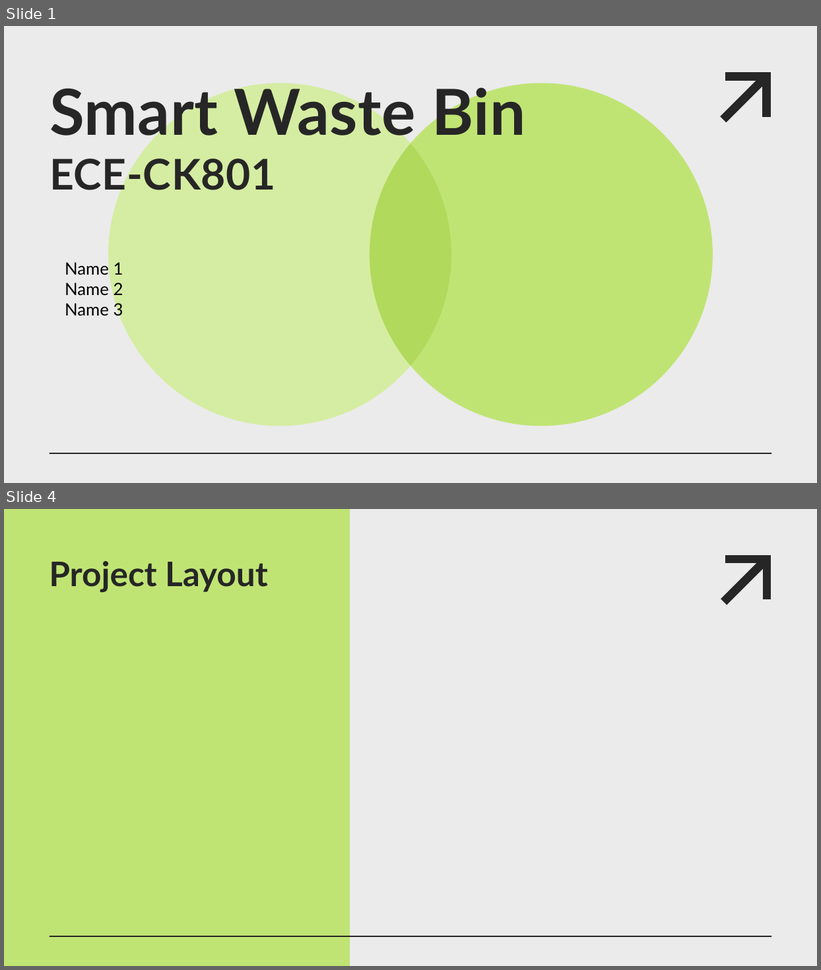
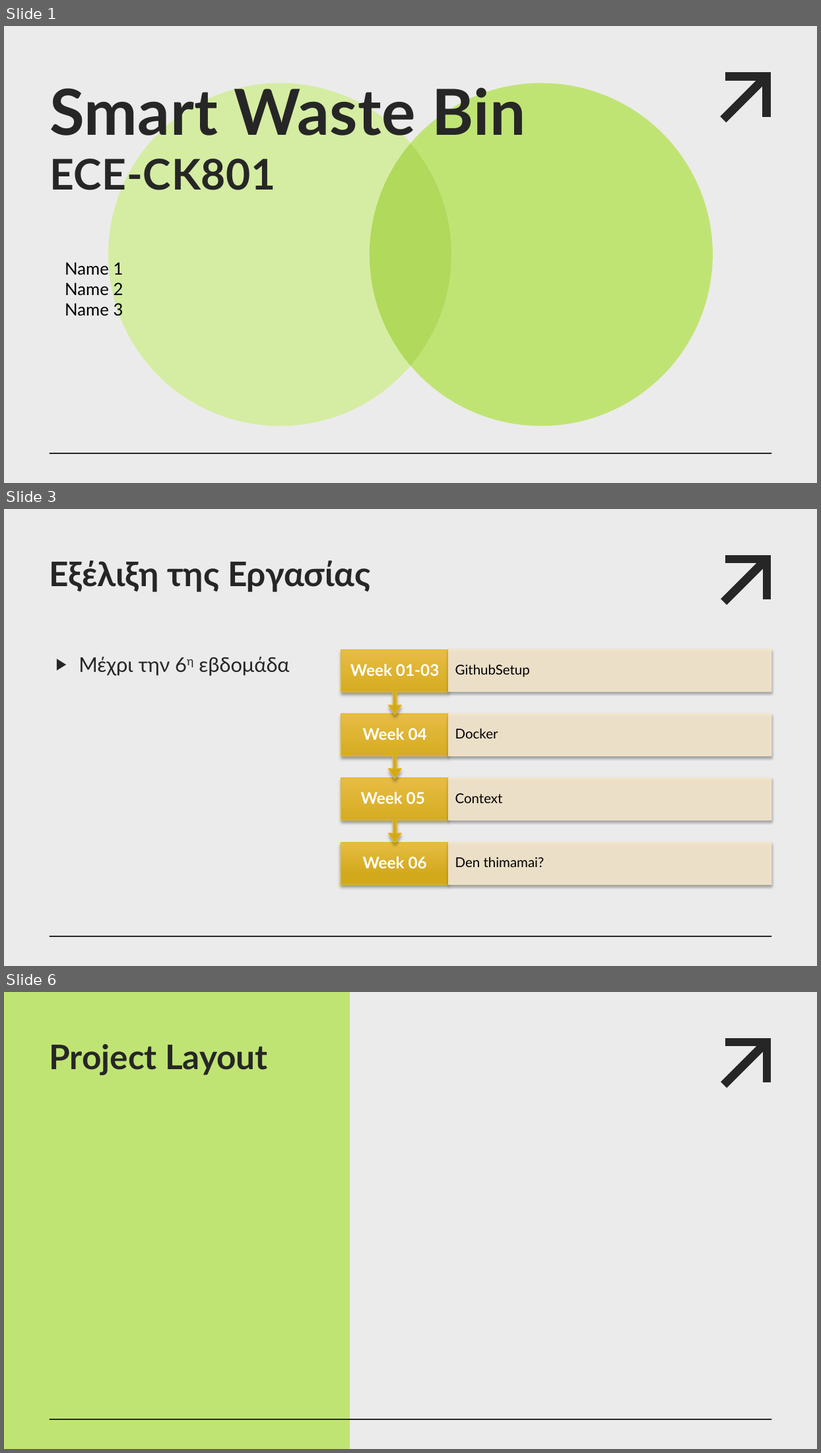
Before and after one commit to jimfil/smartWasteBinProject, a slide deck: presentation/team05_presentation.pptx. Shown one above the other, each under a label of ours: slides 1 and 4 before the commit, slides 1, 3 and 6 after it; the slides between them are not shown. The pictures are 821x970 and 821x1453 pixels, drawn with LibreOffice and Linux fonts; fonts in the diff are those of the drawing. Boxes give left, top, right and bottom in pixels: in the first picture for what was removed or moved away, otherwise in the second. Text is boxed around its words. In the diff, an @@ line names an element or a change of style, - is before the commit and + after.

```diff
--- a/presentation/team05_presentation.pptx
+++ b/presentation/team05_presentation.pptx
@@ slide 3 added at (4, 509, 817, 966), background #EBEBEB; not listed: 4 template elements that a slide beside it also shows @@
@@ title added at (49, 560, 371, 592), 40 pt, text #262626, bold @@
+Εξέλιξη της Εργασίας
@@ text added at (79, 657, 289, 676), 24 pt, text #262626 @@
+▶ Μέχρι την 6η εβδομάδα
@@ group added at (341, 650, 772, 885): 8 texts, 5 rectangles, 3 up arrow callouts @@
+Week 06
+Den thimamai?
+Week 05
+Context
+Week 04
+Docker
+Week 01-03
+GithubSetup
@@ line added from (50, 937) to (307, 937), #EBEBEB 1.5 pt @@
@@ what was slide 4 is now slide 6 @@
```
Also in this commit, not shown: 2 slides changed, 1 other slide added, 2 slides removed.
